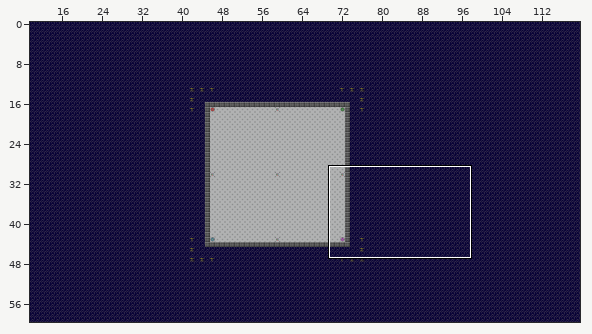
Tiled map: core/assets/maps/TestMap.tmx. The first picture is a wide view before the edit; the outline marks the close-up.
Close-up. The starting point:
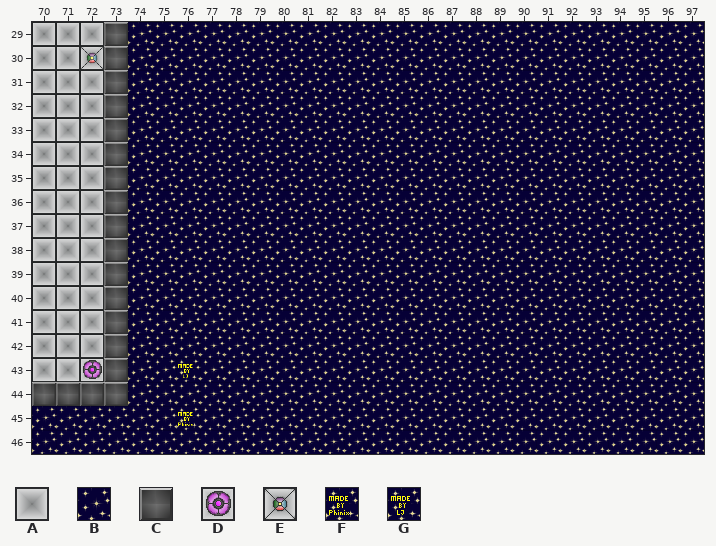
Cells are 32x32 px. Shown: x 70..97, y 29..46. The commit also changed other parts of the map, which this record leaves out.
Key: from "Map Tiles": A 0, B 1, C 3, D 8, E 24, F 27, G 28.
_ is an empty cell, # one hidden under a higher layer.
Layers that did not change in this view are not listed.
Layer "Floor" before, first column x 70:
29 AAA#_
30 AAE#_
31 AAA#_
32 AAA#_
33 AAA#_
34 AAA#_
35 AAA#_
36 AAA#_
37 AAA#_
38 AAA#_
39 AAA#_
40 AAA#_
41 AAA#_
42 AAA#_
43 AAD#_
44 ####_
45 _____
46 _____
Layer "Blocks" before, first column x 70:
29 ___CBBBBBBBBBBBBBBBBBBBBBBBB
30 ___CBBBBBBBBBBBBBBBBBBBBBBBB
31 ___CBBBBBBBBBBBBBBBBBBBBBBBB
32 ___CBBBBBBBBBBBBBBBBBBBBBBBB
33 ___CBBBBBBBBBBBBBBBBBBBBBBBB
34 ___CBBBBBBBBBBBBBBBBBBBBBBBB
35 ___CBBBBBBBBBBBBBBBBBBBBBBBB
36 ___CBBBBBBBBBBBBBBBBBBBBBBBB
37 ___CBBBBBBBBBBBBBBBBBBBBBBBB
38 ___CBBBBBBBBBBBBBBBBBBBBBBBB
39 ___CBBBBBBBBBBBBBBBBBBBBBBBB
40 ___CBBBBBBBBBBBBBBBBBBBBBBBB
41 ___CBBBBBBBBBBBBBBBBBBBBBBBB
42 ___CBBBBBBBBBBBBBBBBBBBBBBBB
43 A__CBBGBBBBBBBBBBBBBBBBBBBBB
44 CCCCBBBBBBBBBBBBBBBBBBBBBBBB
45 BBBBBBFBBBBBBBBBBBBBBBBBBBBB
46 BBBBBBBBBBBBBBBBBBBBBBBBBBBB
And afterwards:
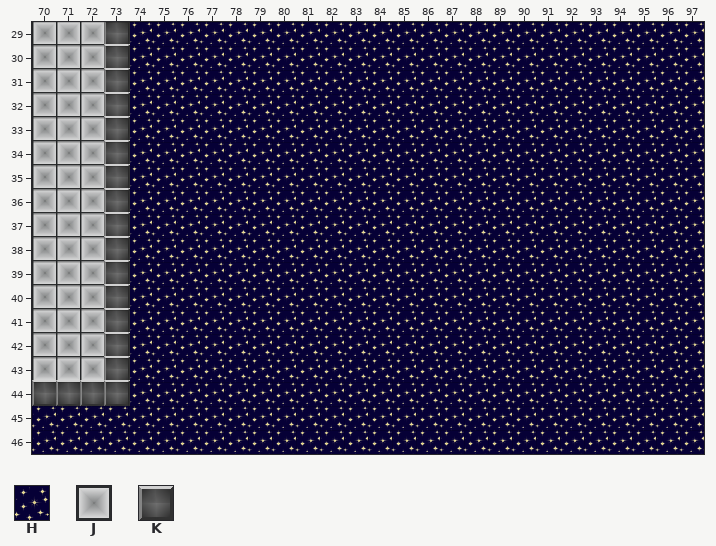
Further tiles: from "background": H 0, J 1, K 8.
Tiles of an added or newly shown layer are drawn over the layers below it.
The edit:
Changed rows in their new state; . is an unchanged cell.
Layer "Background" (added):
first column x 70:
29 HHH.HHHHHHHHHHHHHHHHHHHHHHHH
30 HHH.HHHHHHHHHHHHHHHHHHHHHHHH
31 HHH.HHHHHHHHHHHHHHHHHHHHHHHH
32 HHH.HHHHHHHHHHHHHHHHHHHHHHHH
33 HHH.HHHHHHHHHHHHHHHHHHHHHHHH
34 HHH.HHHHHHHHHHHHHHHHHHHHHHHH
35 HHH.HHHHHHHHHHHHHHHHHHHHHHHH
36 HHH.HHHHHHHHHHHHHHHHHHHHHHHH
37 HHH.HHHHHHHHHHHHHHHHHHHHHHHH
38 HHH.HHHHHHHHHHHHHHHHHHHHHHHH
39 HHH.HHHHHHHHHHHHHHHHHHHHHHHH
40 HHH.HHHHHHHHHHHHHHHHHHHHHHHH
41 HHH.HHHHHHHHHHHHHHHHHHHHHHHH
42 HHH.HHHHHHHHHHHHHHHHHHHHHHHH
43 HHH.HHHHHHHHHHHHHHHHHHHHHHHH
44 ....HHHHHHHHHHHHHHHHHHHHHHHH
45 HHHHHHHHHHHHHHHHHHHHHHHHHHHH
46 HHHHHHHHHHHHHHHHHHHHHHHHHHHH
Layer "Floor":
first column x 70:
29 JJJ
30 JJJ
31 JJJ
32 JJJ
33 JJJ
34 JJJ
35 JJJ
36 JJJ
37 JJJ
38 JJJ
39 JJJ
40 JJJ
41 JJJ
42 JJJ
43 JJJ
Layer "Blocks":
first column x 70:
29 ...K________________________
30 ...K________________________
31 ...K________________________
32 ...K________________________
33 ...K________________________
34 ...K________________________
35 ...K________________________
36 ...K________________________
37 ...K________________________
38 ...K________________________
39 ...K________________________
40 ...K________________________
41 ...K________________________
42 ...K________________________
43 _..K________________________
44 KKKK________________________
45 ____________________________
46 ____________________________
Layer "Bombs":
first column x 70:
43 _
Where, in picture pixels (left, top, right, bottom), the same in both close-ups:
changed: (32, 22, 704, 454)
